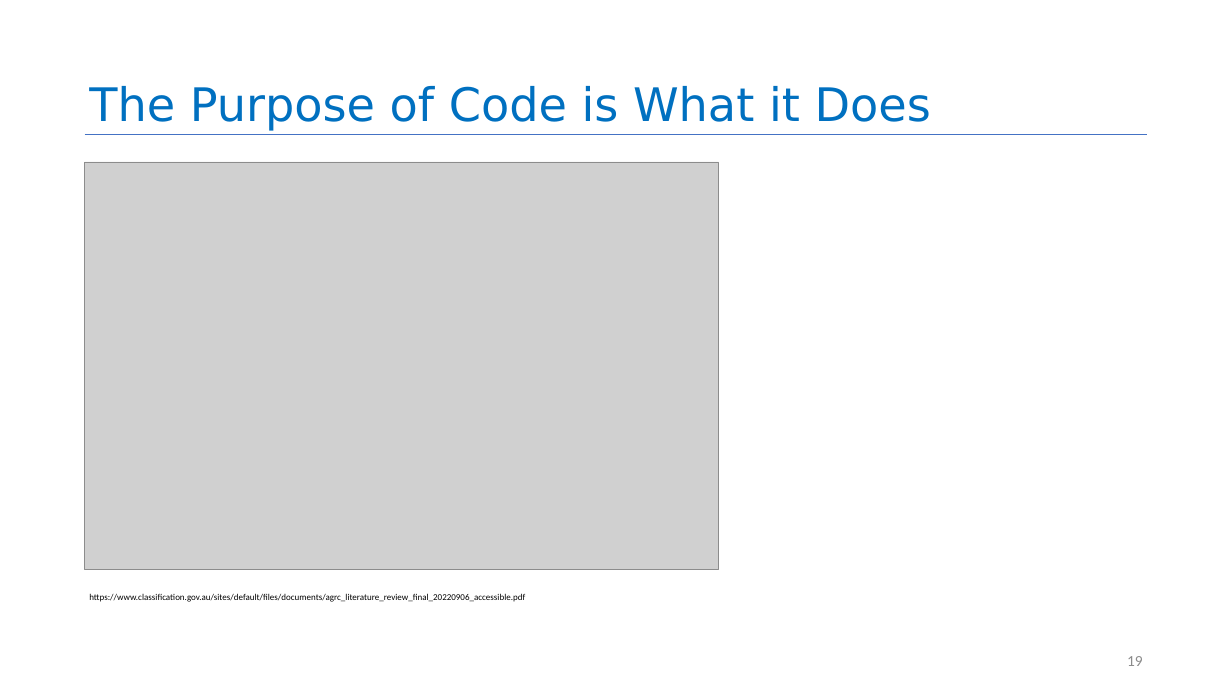
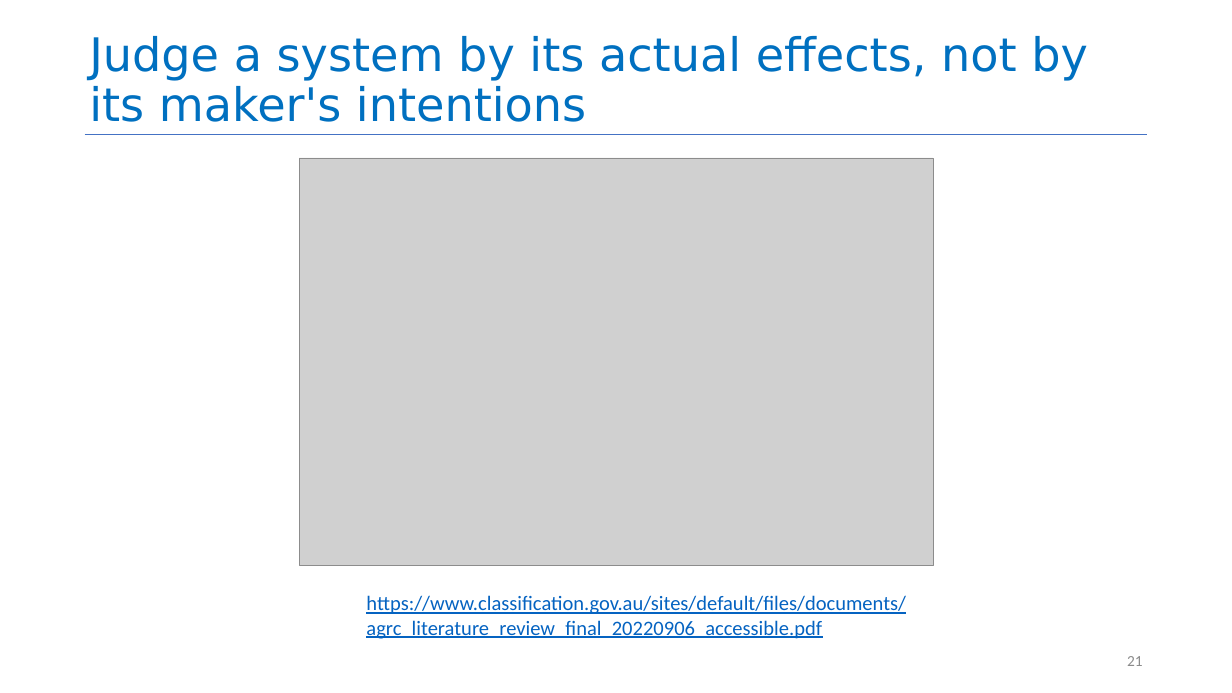
Before and after one commit to neu-se/CS4530-Spring-2026, a slide deck: slide 21 of Slides/Module 15 Engineering Software for Equity.pptx (slide 19 before the commit). Drawn at 1232x693 pixels with LibreOffice and Linux fonts; fonts in the diff are those of the drawing; grey boxes stand for pictures. Boxes give left, top, right and bottom in pixels: in the first picture for what was removed or moved away, otherwise in the second. Text is boxed around its words. In the diff, an @@ line names an element or a change of style, - is before the commit and + after.

```diff
--- a/Slides/Module 15 Engineering Software for Equity.pptx
+++ b/Slides/Module 15 Engineering Software for Equity.pptx
@@ title at bbox=[89, 36, 1088, 122]: text changed @@
-The Purpose of Code is What it Does
+Judge a system by its actual effects, not by its maker's intentions
@@ picture: place and size @@
-picture at bbox=[85, 162, 718, 569]
+picture at bbox=[299, 158, 933, 565]
@@ text "https://www.classification.gov.au/sites/default/files/docume ...": place and size @@
-text "https://www.classification.gov.au/sites/default/files/docume ..." at bbox=[89, 593, 525, 602]
+text "https://www.classification.gov.au/sites/default/files/docume ..." at bbox=[366, 595, 906, 639]
@@ text "https://www.classification.gov.au/sites/default/files/docume ..." at bbox=[366, 595, 906, 639]: size 14 to 32 pt, text colour #000000 to #0563C1, underline on @@
@@ page number at bbox=[1127, 656, 1143, 666]: text changed @@
-19
+21
```
Also in this commit, not shown: 7 other slides changed, 3 slides added, 1 other file.
